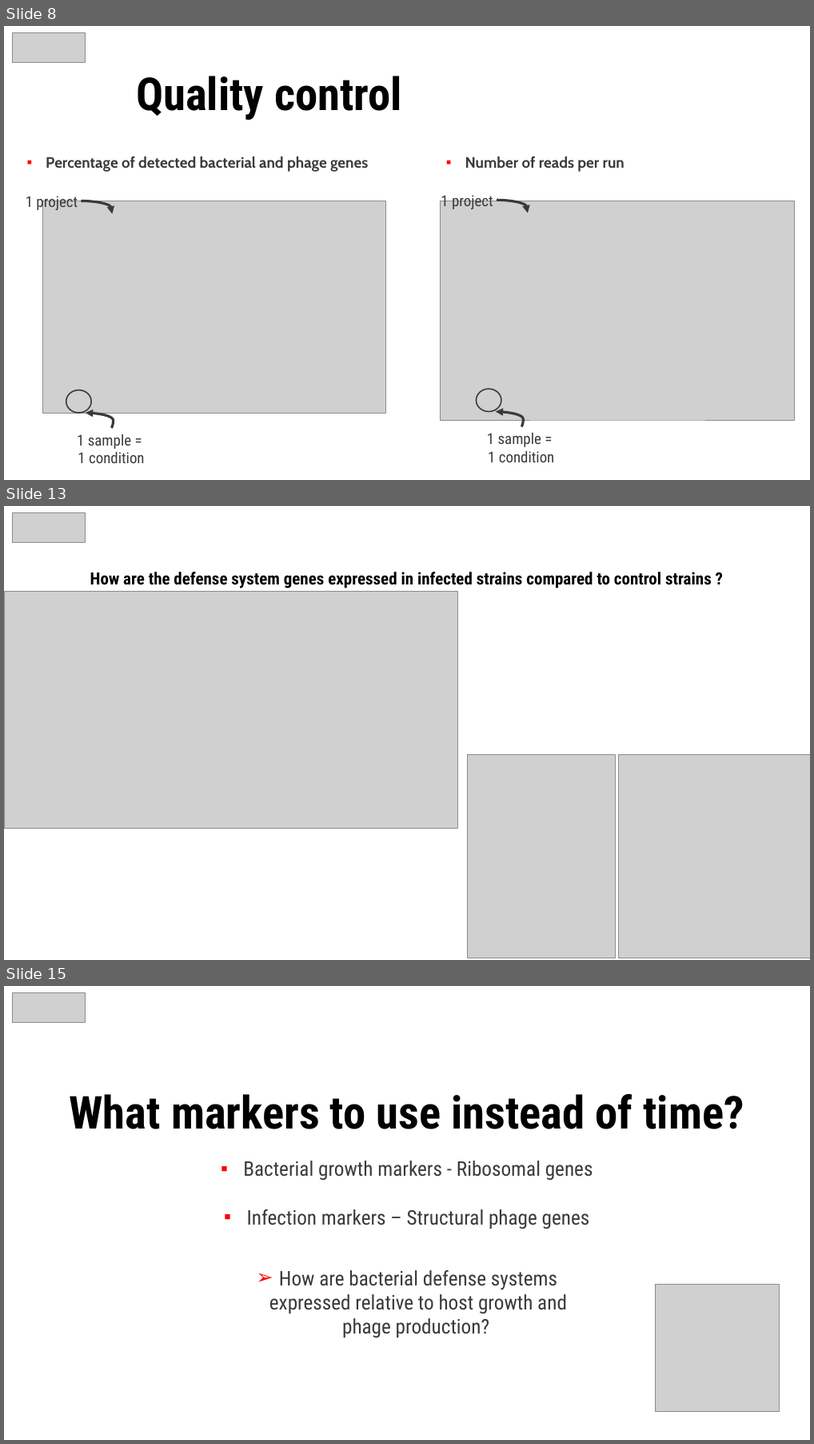
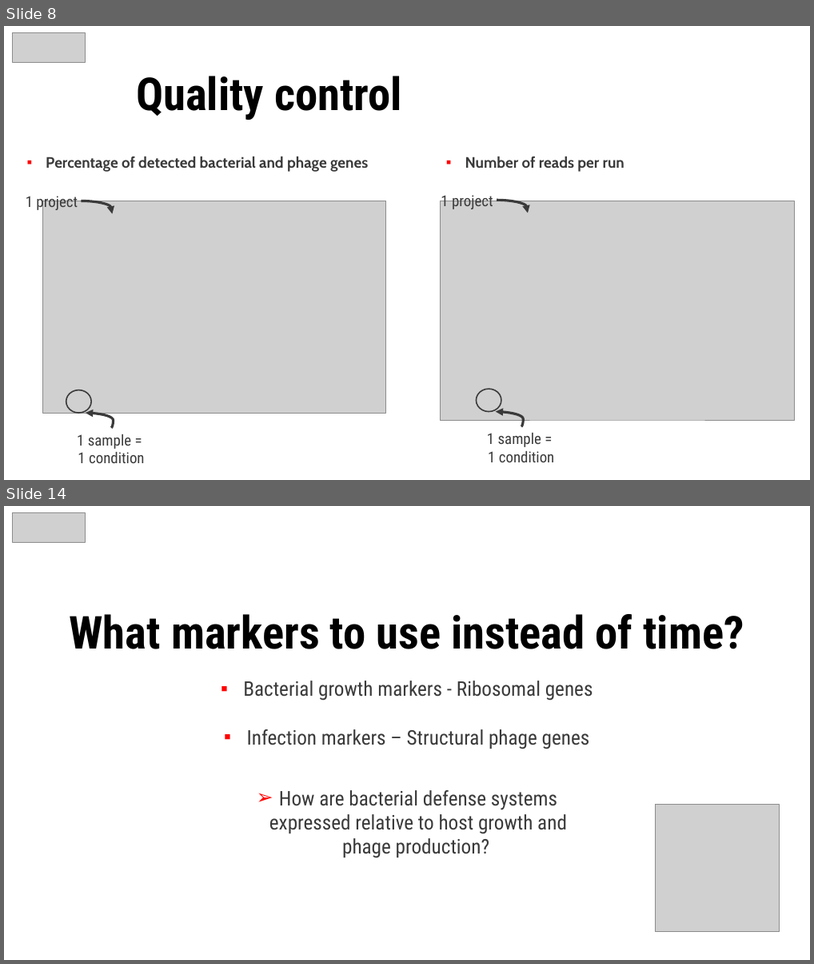
Before and after one commit to Mathilde-Roulleau/project-defense-regulation, a slide deck: final_presentation.pptx. Shown one above the other, each under a label of ours: slides 8, 13 and 15 before the commit, slides 8 and 14 after it; the slides between them are not shown. The pictures are 814x1444 and 814x964 pixels, drawn with LibreOffice and Linux fonts; fonts in the diff are those of the drawing; grey boxes stand for pictures. Boxes give left, top, right and bottom in pixels: in the first picture for what was removed or moved away, otherwise in the second. Text is boxed around its words. In the diff, an @@ line names an element or a change of style, - is before the commit and + after.

```diff
--- a/final_presentation.pptx
+++ b/final_presentation.pptx
@@ slide 13 removed at bbox=[4, 506, 810, 960], background #FFFFFF @@
@@ picture removed at bbox=[13, 513, 86, 542] @@
@@ text removed at bbox=[90, 572, 712, 588] @@
-How are the defense system genes expressed in infected strains compared to control strains ?
@@ picture removed at bbox=[4, 592, 458, 828] @@
@@ picture removed at bbox=[468, 754, 616, 957] @@
@@ picture removed at bbox=[618, 754, 810, 957] @@
@@ what was slide 15 is now slide 14 @@
```
Also in this commit, not shown: 16 slides changed, 2 slides added, 35 other files.
